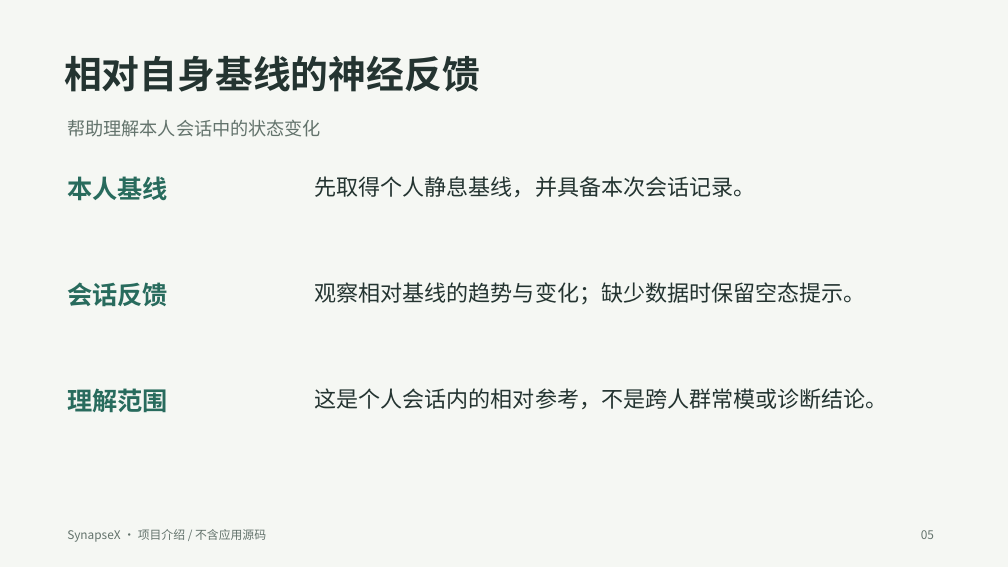
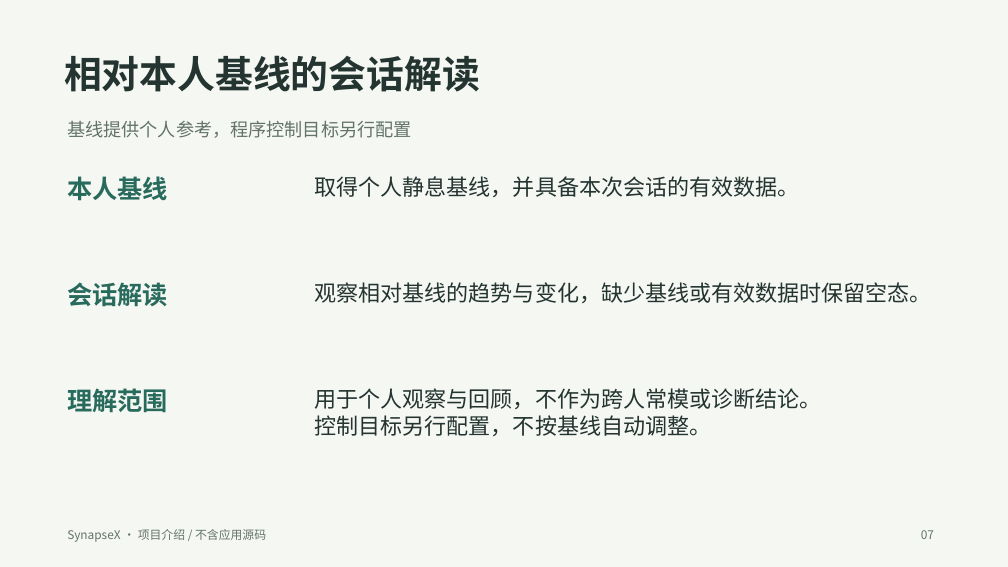
Before and after one commit to throwOctober/synapsex-bci-showcase, a slide deck: slide 7 of project-overview.pptx (slide 5 before the commit). Drawn at 1008x567 pixels with LibreOffice and Linux fonts; fonts in the diff are those of the drawing. Boxes give left, top, right and bottom in pixels: in the first picture for what was removed or moved away, otherwise in the second. Text is boxed around its words. In the diff, an @@ line names an element or a change of style, - is before the commit and + after.

```diff
--- a/project-overview.pptx
+++ b/project-overview.pptx
@@ text at [64, 55, 480, 92]: text changed @@
-相对自身基线的神经反馈
+相对本人基线的会话解读
@@ text at [67, 121, 411, 138]: text changed @@
-帮助理解本人会话中的状态变化
+基线提供个人参考，程序控制目标另行配置
@@ text at [315, 176, 800, 197]: text changed @@
-先取得个人静息基线，并具备本次会话记录。
+取得个人静息基线，并具备本次会话的有效数据。
@@ text at [67, 282, 168, 307]: text changed @@
-会话反馈
+会话解读
@@ text at [315, 282, 932, 303]: text changed @@
-观察相对基线的趋势与变化；缺少数据时保留空态提示。
+观察相对基线的趋势与变化，缺少基线或有效数据时保留空态。
@@ text at [315, 388, 822, 436]: text changed @@
-这是个人会话内的相对参考，不是跨人群常模或诊断结论。
+用于个人观察与回顾，不作为跨人常模或诊断结论。
+控制目标另行配置，不按基线自动调整。
@@ text at [921, 530, 934, 539]: text changed @@
-05
+07
```
Also in this commit, not shown: 4 other slides changed, 7 slides added, 7 slides removed, 3 other files.
